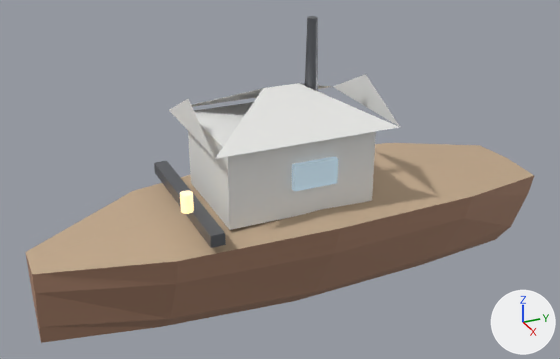
The glTF model assets/cutter.gltf: old version first, new version second.
Before and after are seen from a 50 mm lens placed at (6.65, -3.04, 4.18), pointed at (-0.04, -0.02, 0.83). The axes (+X, +Y, +Z) are drawn at lower right. The lights are the same throughout. The first picture is the older version. Where no turn or scale is listed for an object, it has been applied to the vertices. Vertices at exactly the same position are counted once.

The first picture shows 'cutter-cabin', 'cutter-hull'.
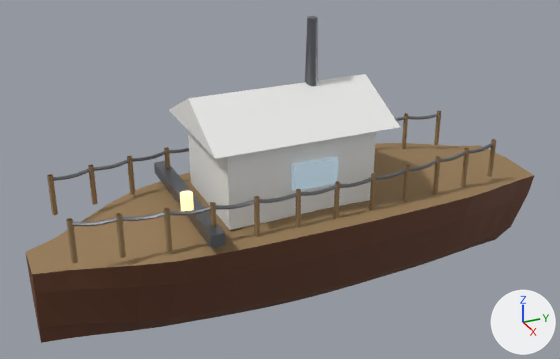
Changed parts and their boxes [x1, y1, x2, y2] in the pictures (560 x 359 px):
'cutter-hull', recoloured, reshaped (16% taller)
    before: [25, 143, 534, 343]
    after: [25, 111, 534, 343]
'cutter-cabin', reshaped (79% wider)
    before: [154, 16, 400, 248]
    after: [53, 16, 494, 248]
part 1 of me_cutter_hull, added (brown)
    after: [25, 111, 534, 343]
part 2 of me_cutter_cabin, added
    after: [53, 114, 438, 181]
part 3 of me_cutter_cabin, added
    after: [72, 143, 494, 226]

What changed in the scene script:
```text
Change mat_painted_hull:
    mat_painted_hull.base_color: (0.42, 0.24, 0.16) -> (0.14, 0.052, 0.025)  # beige #ad866f -> brown #69402c
Change mat_deck_plank:
    mat_deck_plank.base_color: (0.53, 0.39, 0.26) -> (0.31, 0.2, 0.095)  # beige #c0a88b -> brown #977c57
Change me_cutter_hull:
    used by ob_cutter_hull; location = (0.0, 0.0, 0.0)
    remove me_cutter_hull.from_pydata(...)  # 40 vertices, 76 faces; spans x -0.98..0.98, y -2.6..2.9, z -0.68..0.76
    add me_cutter_hull.from_pydata(...)  # 1144 vertices, 1996 faces; spans x -0.98..0.98, y -2.6..2.9, z -0.68..1.1
    me_cutter_hull part 1: 1104 vertices added at x -0.97..0.97, y -2.3..2.62, z -0.68..1.1
Change me_cutter_cabin:
    used by ob_cutter_cabin; location = (0.0, 0.0, 0.0)
    remove me_cutter_cabin.from_pydata(...)  # 124 vertices, 206 faces; spans x -0.9..0.9, y -1.24..0.92, z 0.72..2.5
    add me_cutter_cabin.from_pydata(...)  # 1046 vertices, 1790 faces; spans x -0.9..0.9, y -2.25..2.25, z 0.72..2.5
    me_cutter_cabin part 2: 462 vertices added at x -0.8..-0.49, y -2.25..2.25, z 1.02..1.08
    me_cutter_cabin part 3: 462 vertices added at x 0.49..0.8, y -2.25..2.25, z 1.02..1.08
    other edits to the shape of me_cutter_cabin do not show in these pictures
```
